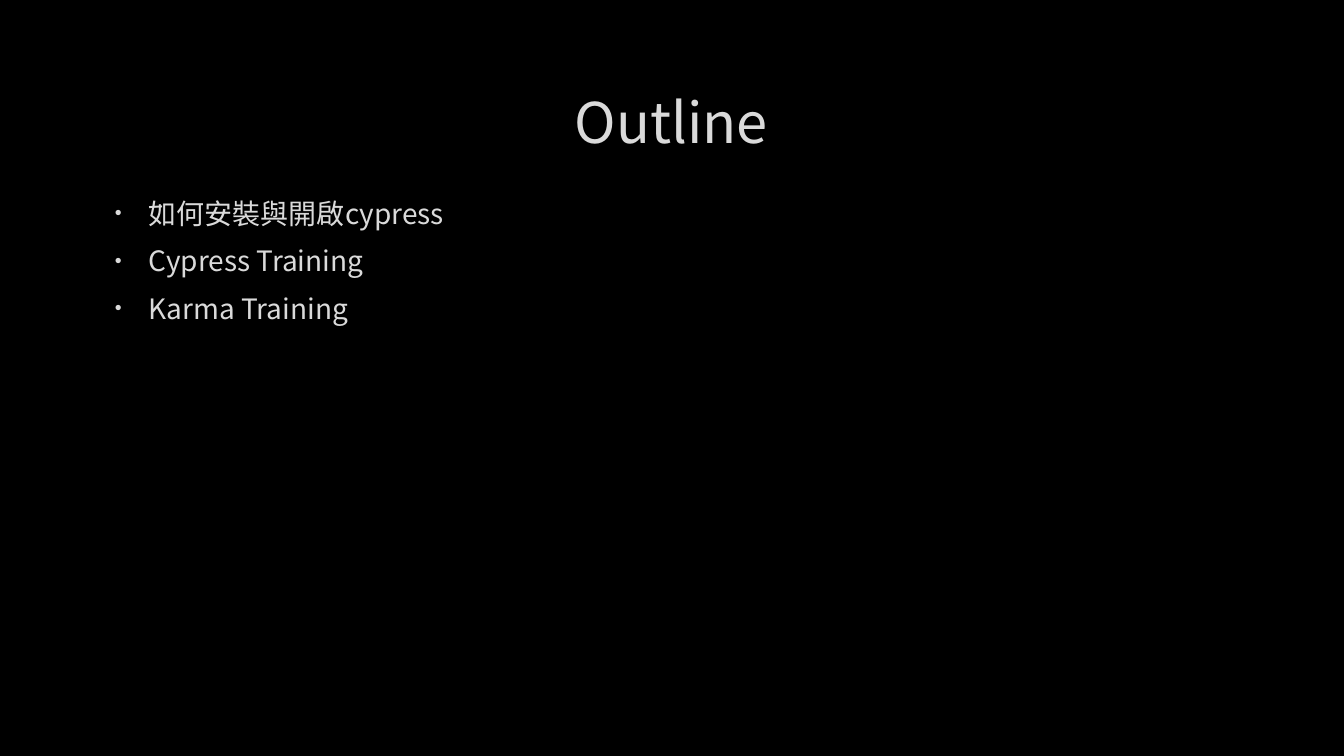
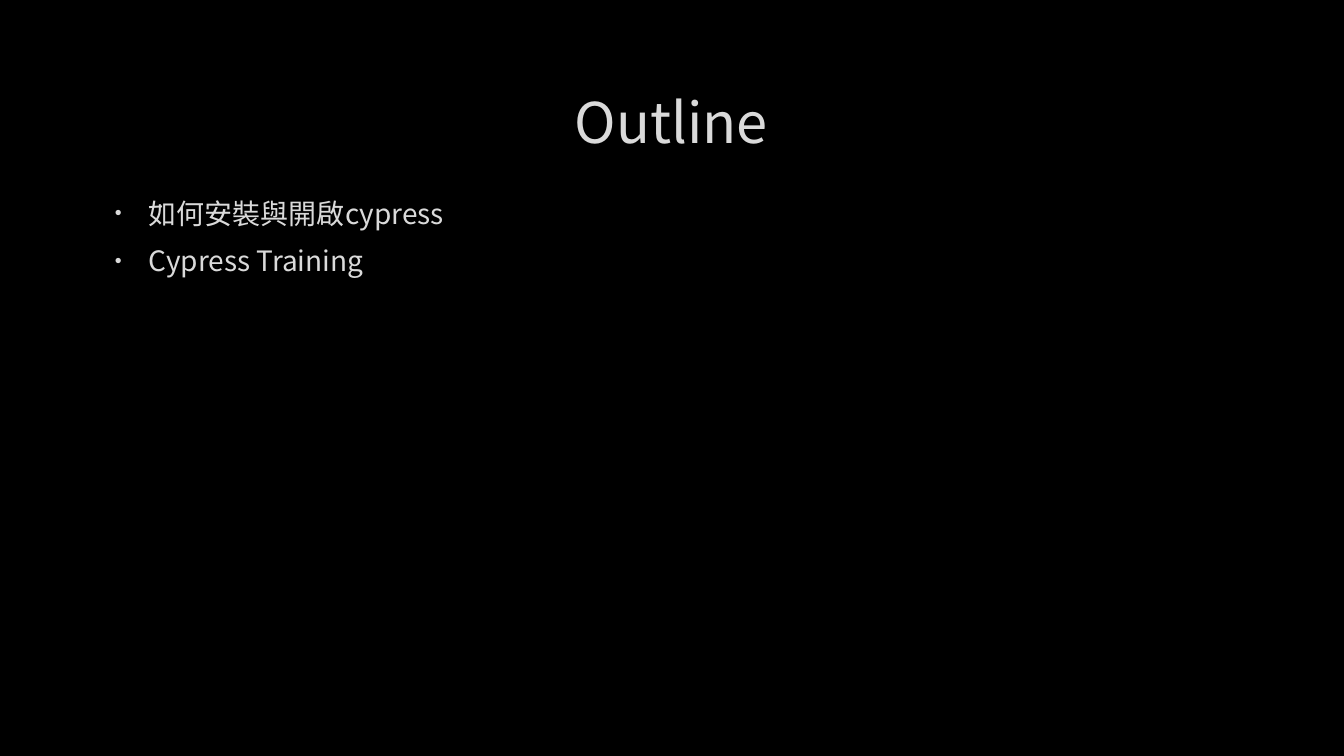
Before and after one commit to kodakjerec/showMySelf, a slide deck: slide 2 of docs/cypress練習.pptx. Drawn at 1344x756 pixels with LibreOffice and Linux fonts; fonts in the diff are those of the drawing; background and template pictures are left out. Boxes give left, top, right and bottom in pixels: in the first picture for what was removed or moved away, otherwise in the second. Text is boxed around its words. In the diff, an @@ line names an element or a change of style, - is before the commit and + after.

```diff
--- a/docs/cypress練習.pptx
+++ b/docs/cypress練習.pptx
@@ text at <box>149,297,348,326</box>: paragraph removed @@
-• Karma Training
```
Also in this commit, not shown: 2 other slides changed, 8 slides added.
